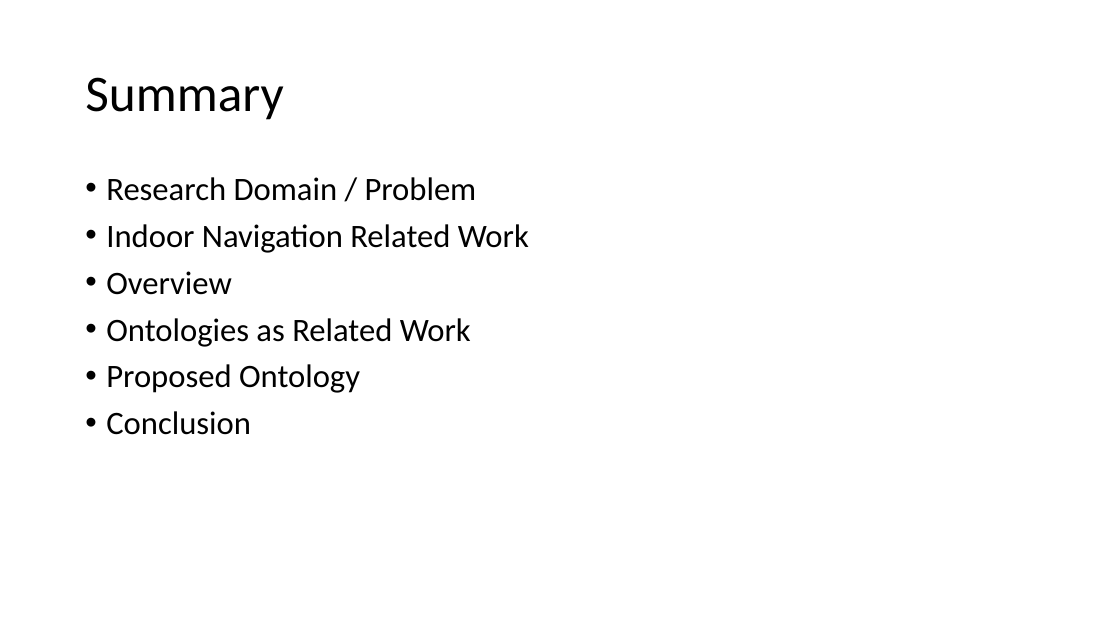
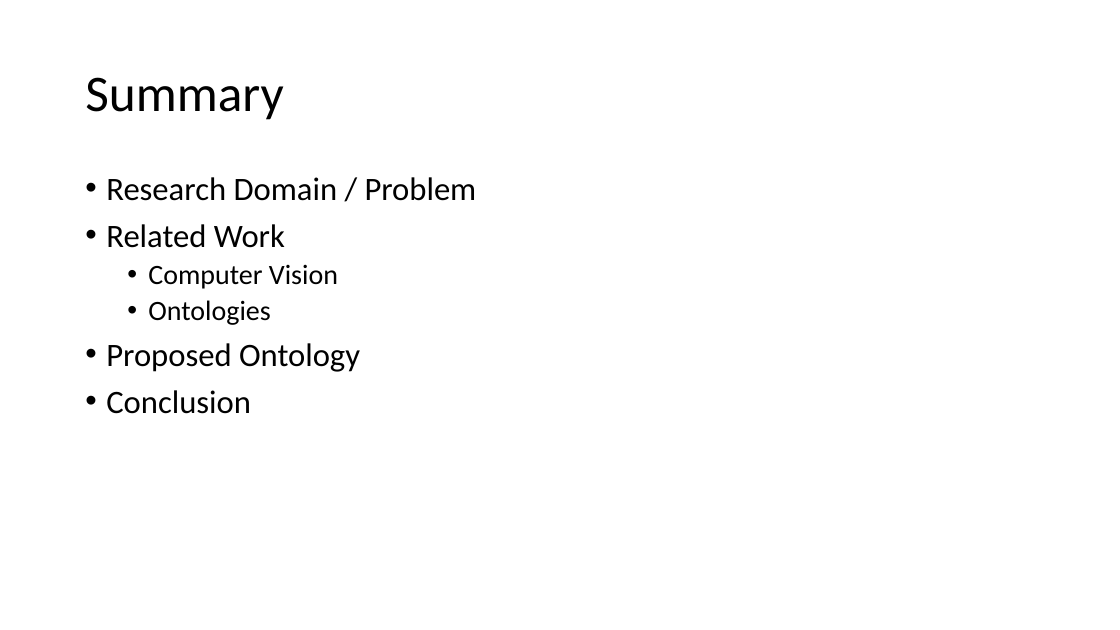
Before and after one commit to rodsnjr/vision_ontology, a slide deck: slide 2 of presentation.pptx. Drawn at 1120x630 pixels with LibreOffice and Linux fonts; fonts in the diff are those of the drawing. Boxes give left, top, right and bottom in pixels: in the first picture for what was removed or moved away, otherwise in the second. Text is boxed around its words. In the diff, an @@ line names an element or a change of style, - is before the commit and + after.

```diff
--- a/presentation.pptx
+++ b/presentation.pptx
@@ text at bbox=[106, 224, 338, 325]: text changed; size 28 to 24 pt @@
-• Indoor Navigation Related Work
-• Overview
-• Ontologies as Related Work
+• Related Work
+  • Computer Vision
+  • Ontologies
```
Also in this commit, not shown: 2 other slides changed, 6 slides added, 2 slides removed, 2 other files.
